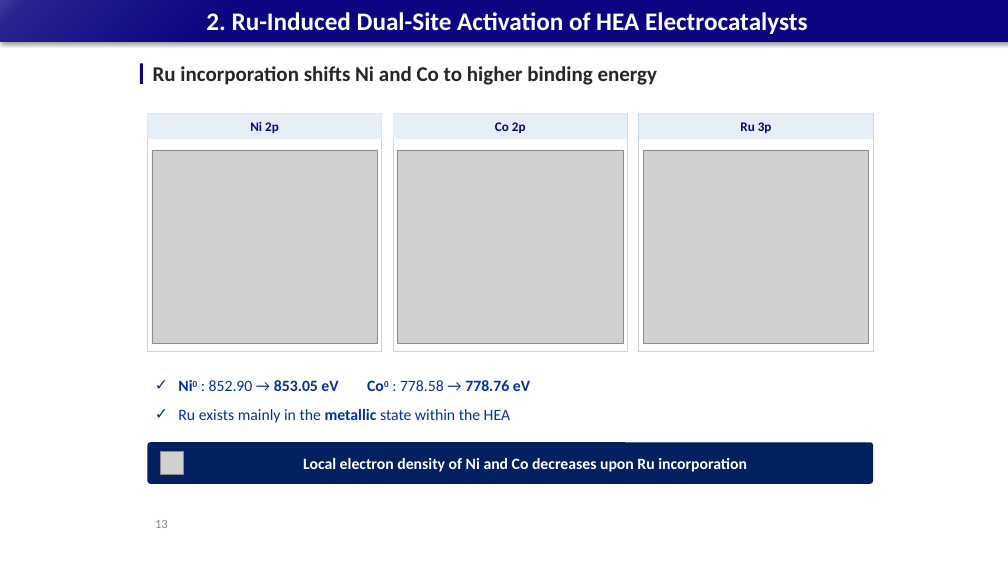
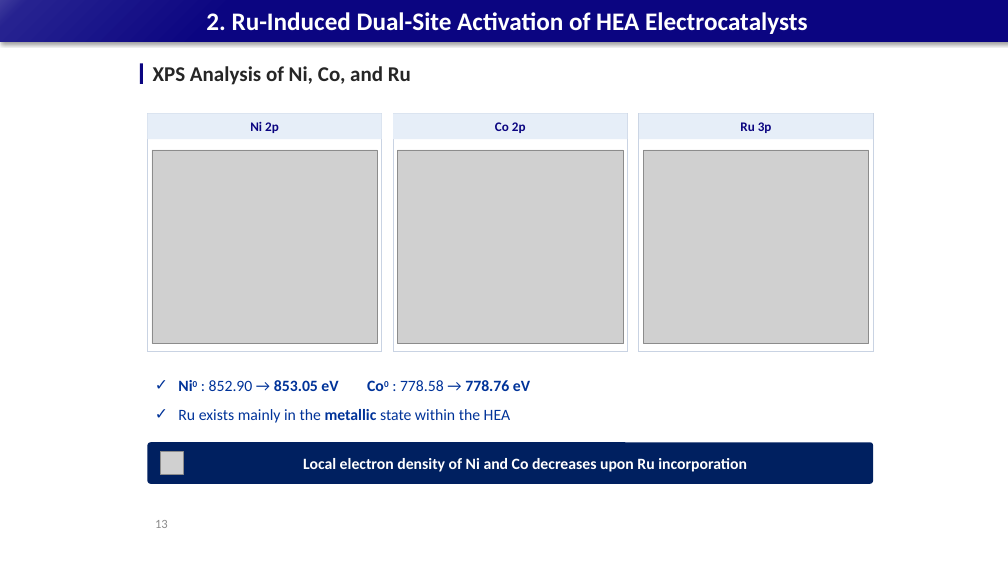
Before and after one commit to limsj0204/letter, a slide deck: slide 13 of 학위논문_디펜스_발표자료.pptx. Drawn at 1008x567 pixels with LibreOffice and Linux fonts; fonts in the diff are those of the drawing; grey boxes stand for pictures. Boxes give left, top, right and bottom in pixels: in the first picture for what was removed or moved away, otherwise in the second. Text is boxed around its words. In the diff, an @@ line names an element or a change of style, - is before the commit and + after.

```diff
--- a/학위논문_디펜스_발표자료.pptx
+++ b/학위논문_디펜스_발표자료.pptx
@@ text at (x1=153, y1=66, x2=411, y2=85): text changed @@
-Ru incorporation shifts Ni and Co to higher binding energy
+XPS Analysis of Ni, Co, and Ru
```
Also in this commit, not shown: 32 other slides changed.
